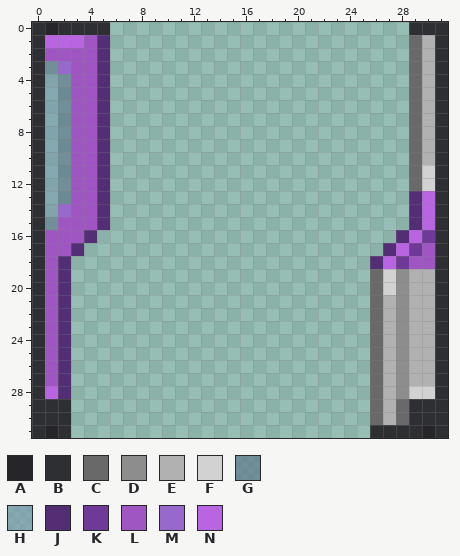
Two states of a pixel-art sprite, Resources/Textures/Structures/Doors/Airlocks/Glass/science.rsi/open.png. The picture above was drawn from the file before the commit.
The file is 32x32 pixels.
Palette (. is transparent): A #25252a  B #2e2f33  C #696969  D #8d8d8d  E #b1b1b1  F #d2d2d2  G #51668187  H #7797af8a  J #532e74  K #6f3998  L #9f56c3  M #9869cd  N #b965e2
Pixels before, first column x 0:
 0 BABBBB.......................BBB
 1 BNNNLJ.......................CEB
 2 BLLLLJ.......................CEB
 3 BGMLLJ.......................CEB
 4 BHGLLJ.......................CEB
 5 BHGLLJ.......................CEB
 6 BHGLLJ.......................CEB
 7 BHGLLJ.......................CEB
 8 BHGLLJ.......................CEB
 9 BHGLLJ.......................CEB
10 BHGLLJ.......................CEB
11 BHGLLJ.......................CFB
12 BHGLLJ.......................CFB
13 BHGLLJ.......................JNB
14 BHMLLJ.......................JNB
15 BGLLLJ.......................JNB
16 BLLLJ.......................JNKB
17 BLLJ.......................JNKLB
18 BLJ.......................JNKLLB
19 BLJ.......................CFDEEB
20 BLJ.......................CFDEEB
21 BLJ.......................CEDEEB
22 BLJ.......................CEDEEB
23 BLJ.......................CEDEEB
24 BLJ.......................CEDEEB
25 BLJ.......................CEDEEB
26 BLJ.......................CEDEEB
27 BLJ.......................CEDEEB
28 BNJ.......................CEDFFB
29 BBB.......................CECBBB
30 BBB.......................CECBBB
31 BAB.......................BBBBAB
Now the later version:
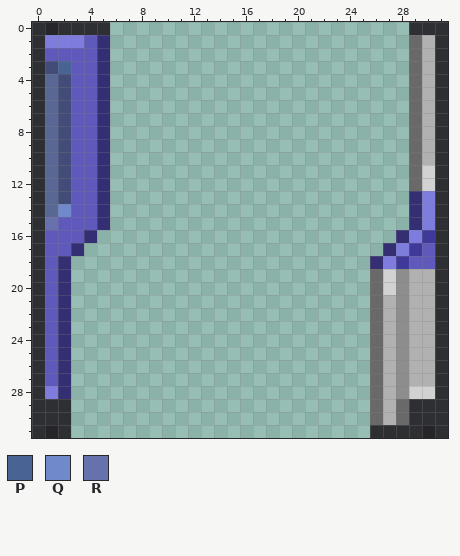
Colours new in this view: P #4a6395  Q #6f89ca  R #6771ad
Changes in this commit:
colour G: #51668187 -> #434c79
colour H: #7797af8a -> #586793
colour J: #532e74 -> #342f72
colour K: #6f3998 -> #3f3a9a
colour L: #9f56c3 -> #5e59ba
colour N: #b965e2 -> #7e7cdd
Changed rows in their new state; - is a pixel that keeps its letter.
first column x 2:
 3 P
first column x 1:
14 -Q
15 R-
